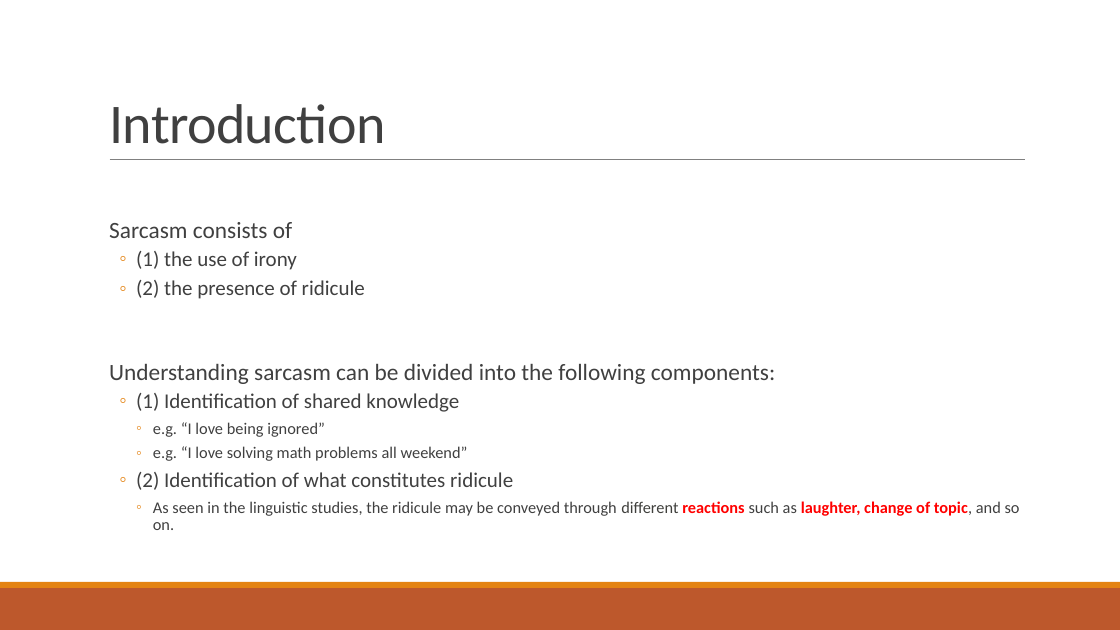
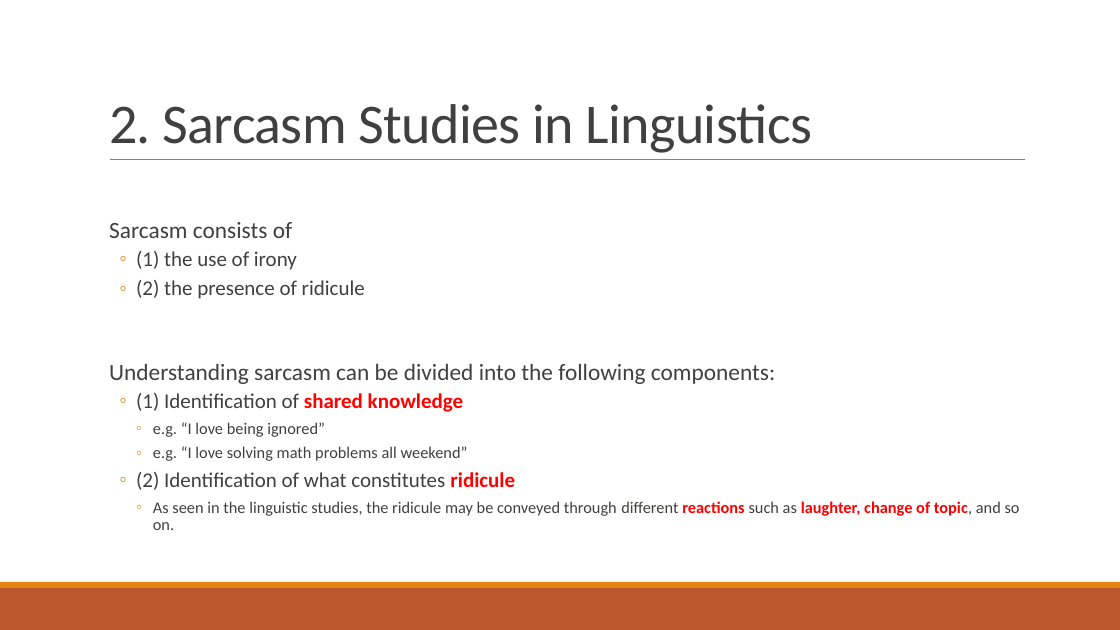
Before and after one commit to liangxh/grad, a slide deck: slide 10 of [文献调研] Automatic Sarcasm Detection A Survey.pptx. Drawn at 1120x630 pixels with LibreOffice and Linux fonts; fonts in the diff are those of the drawing. Boxes give left, top, right and bottom in pixels: in the first picture for what was removed or moved away, otherwise in the second. Text is boxed around its words. In the diff, an @@ line names an element or a change of style, - is before the commit and + after.

```diff
--- a/[文献调研] Automatic Sarcasm Detection A Survey.pptx
+++ b/[文献调研] Automatic Sarcasm Detection A Survey.pptx
@@ title at box(109, 104, 812, 153): text changed @@
-Introduction
+2. Sarcasm Studies in Linguistics
@@ text at box(136, 393, 515, 490): text colour #404040 to #FF0000, bold on in "shared knowledge", "ridicule" @@
```
Also in this commit, not shown: 22 other slides changed, 11 slides added, 1 slide removed.
